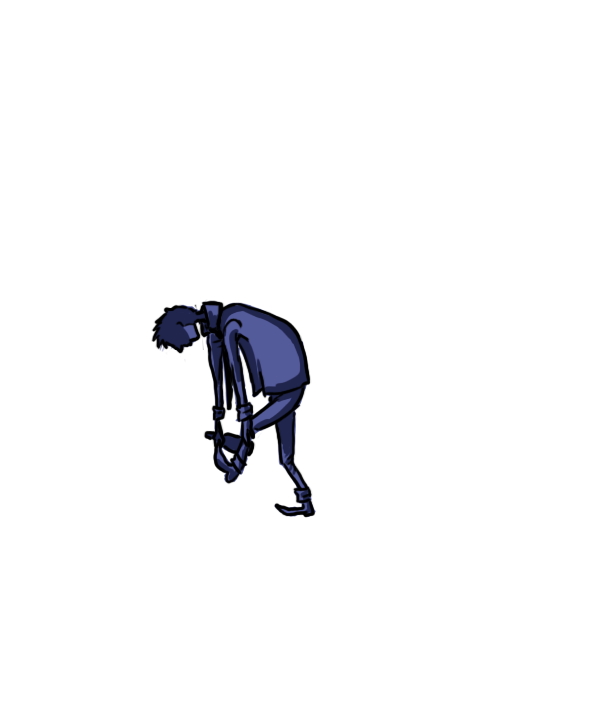
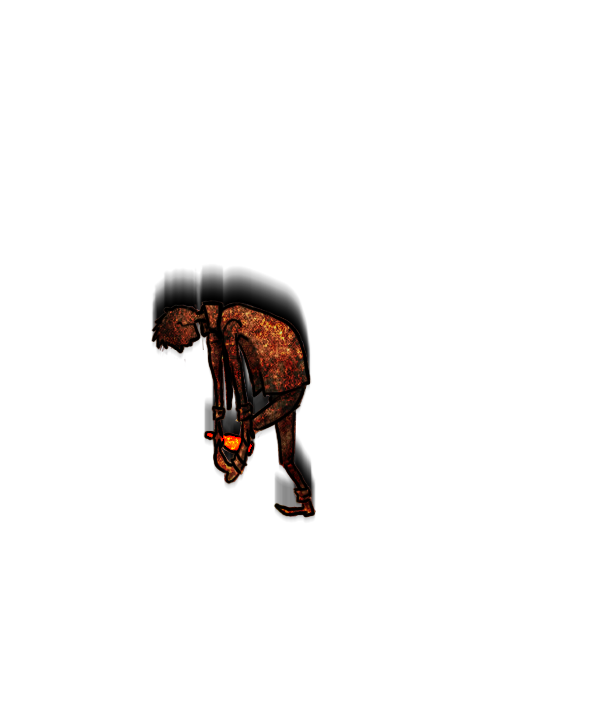
Comparing the layer stacks of the two 593 × 727 images. Changes:
added group "bottle" with 4 layers above "Layer 1" over [206, 432, 254, 454]
added layer "Layer 6" (vivid light) in group "bottle" over [206, 432, 254, 454]
added layer "Layer 6 copy" (vivid light) in group "bottle" over [206, 432, 254, 454]
added layer "Layer 6 copy 3" (vivid light) in group "bottle" over [206, 432, 254, 454]
added layer "Layer 6 copy 2" (vivid light) in group "bottle" over [206, 432, 254, 454]
added layer "skygge" (52%) above "BURN" over [155, 297, 312, 511]
added layer "BURN" (hard light) above "Layer 4" over [151, 299, 316, 518]
added layer "Layer 4" (darken) above "Layer 3" over [151, 300, 316, 518]
added layer "Layer 3" (addition, 76%) above "Layer 2" over [151, 299, 316, 518]
added layer "Layer 5 copy" above "Layer 5" over [151, 264, 316, 521]
added layer "Layer 5" over [151, 272, 316, 523]
